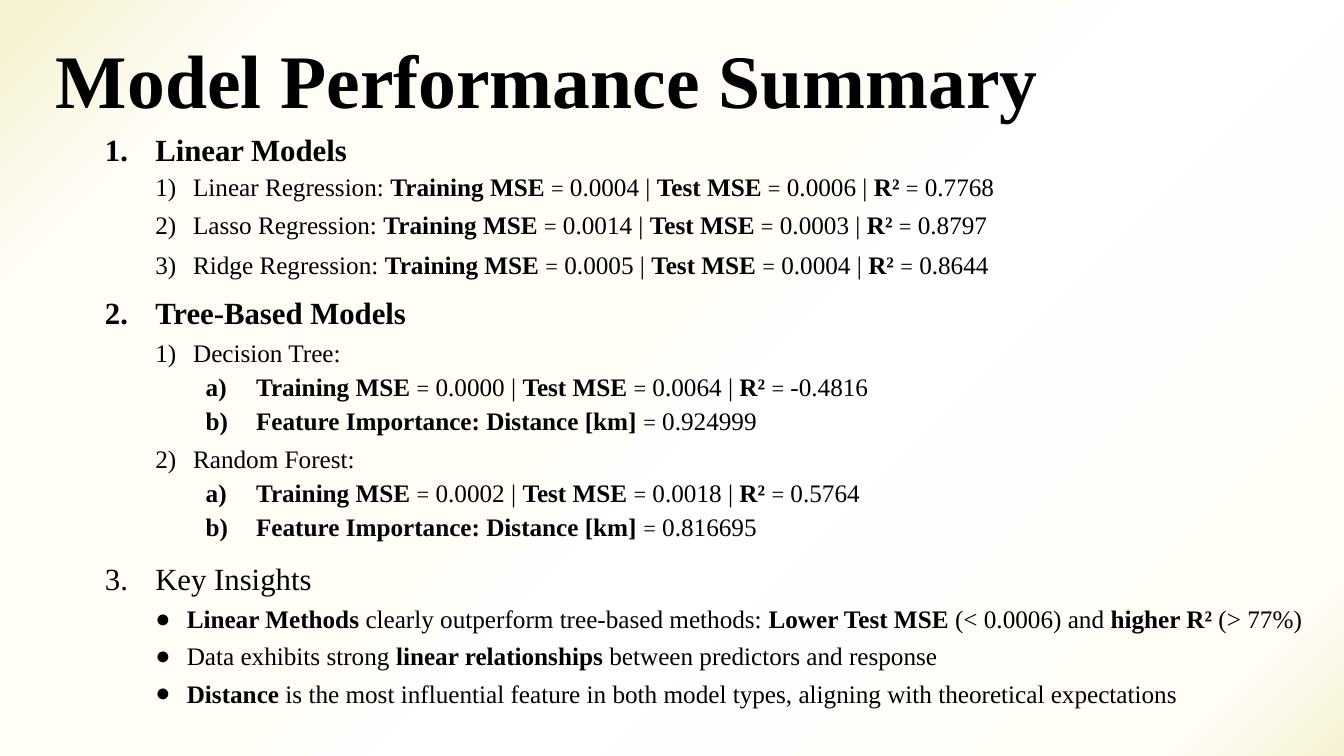
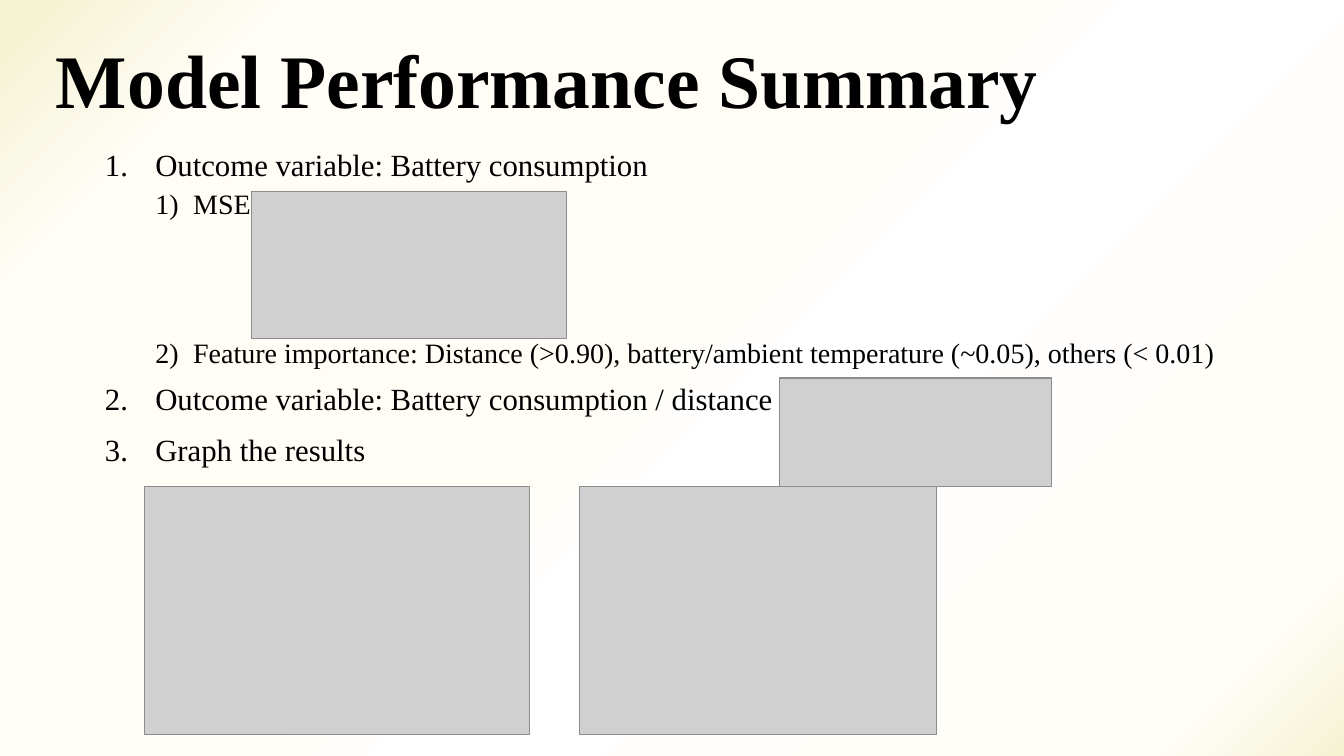
Before and after one commit to jshuang0520/final_project_602, a slide deck: slide 3 of Final Project/Final Project_group 8.pptx. Drawn at 1344x756 pixels with LibreOffice and Linux fonts; fonts in the diff are those of the drawing; grey boxes stand for pictures. Boxes give left, top, right and bottom in pixels: in the first picture for what was removed or moved away, otherwise in the second. Text is boxed around its words. In the diff, an @@ line names an element or a change of style, - is before the commit and + after.

```diff
--- a/Final Project/Final Project_group 8.pptx
+++ b/Final Project/Final Project_group 8.pptx
@@ subtitle at <box>155,154,1213,467</box>: text changed; size 18 to 22 pt @@
-1. Linear Models
-  1) Linear Regression: Training MSE = 0.0004 | Test MSE = 0.0006 | R² = 0.7768
-  2) Lasso Regression: Training MSE = 0.0014 | Test MSE = 0.0003 | R² = 0.8797
-  3) Ridge Regression: Training MSE = 0.0005 | Test MSE = 0.0004 | R² = 0.8644
-2. Tree-Based Models
-  1) Decision Tree:
-    a) Training MSE = 0.0000 | Test MSE = 0.0064 | R² = -0.4816
-    b) Feature Importance: Distance [km] = 0.924999
-  2) Random Forest:
-    a) Training MSE = 0.0002 | Test MSE = 0.0018 | R² = 0.5764
-    b) Feature Importance: Distance [km] = 0.816695
-3. Key Insights
-  ● Linear Methods clearly outperform tree-based methods: Lower Test MSE (< 0.0006) and higher R² (> 77%)
-  ● Data exhibits strong linear relationships between predictors and response
-  ● Distance is the most influential feature in both model types, aligning with theoretical expectations
+1. Outcome variable: Battery consumption
+  1) MSE
+  2) Feature importance: Distance (>0.90), battery/ambient temperature (~0.05), others (< 0.01)
+2. Outcome variable: Battery consumption / distance
+3. Graph the results
@@ picture added at <box>252,192,567,339</box> @@
@@ picture added at <box>779,378,1051,487</box> @@
@@ picture added at <box>144,487,529,735</box> @@
@@ picture added at <box>580,487,938,735</box> @@
```
Also in this commit, not shown: 1 other slide changed, 1 slide added, 1 slide removed, 1 other file.
